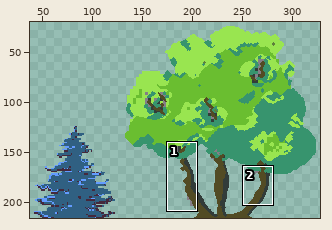
File history of a sprite sheet, assets/sprites/blocks/bg/forest/trees front.png. The first picture is a wide view before the edit; the outline marks the close-up.
Close-up. Old version:
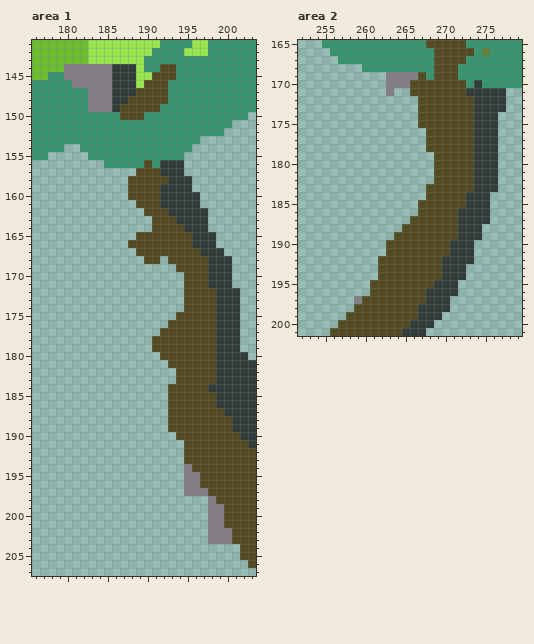
The file is 384x216 pixels. Shown: area 1: x 176..203, y 141..207; area 2: x 252..279, y 165..201. The wide view leaves out empty margins. The commit also changed other parts of the picture, which this record leaves out.
And afterwards:
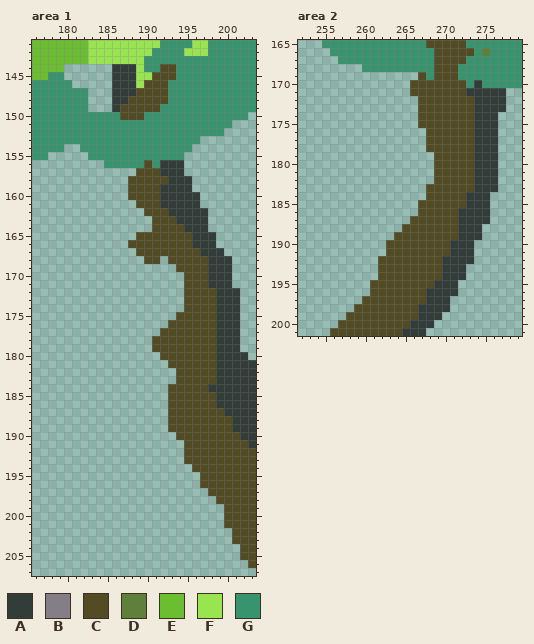
Palette (. is transparent): A #323c39  B #847e87  C #524b24  D #5e803b  E #6abe30  F #99e550  G #37946e
The edit:
Area 1:
y 144..145: x 180..185 BBBBBB -> ......
y 146: x 181..185 BBBBB -> .....
y 147..149: x 183..185 BBB -> ...
y 194: x 195 B -> .
y 195..196: x 195..196 BB -> ..
y 197: x 195..197 BBB -> ...
y 198: x 198 B -> .
y 199..201: x 198..199 BB -> ..
y 202..203: x 198..200 BBB -> ...
Area 2:
y 169: x 263..266 BBBB -> ....
y 170: x 263..265 BBB -> ...
y 171: x 263 B -> .
y 197: x 259 B -> .
